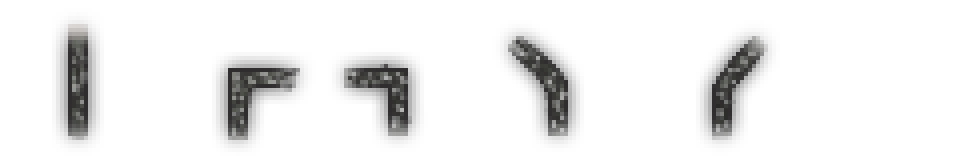
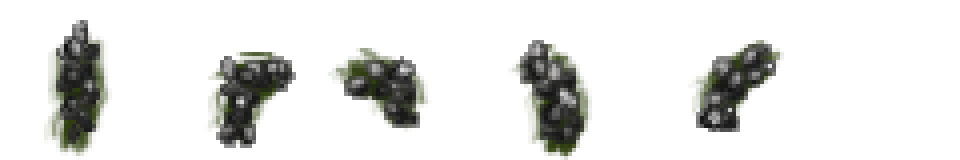
Layered file, before and after one edit (960x160). Changes by layer:
added layer "Taso 6" above "Taso 5" over [60, 36, 776, 148]
added layer "Taso 5" above "Taso 7" over [56, 20, 772, 148]
added layer "Taso 7" above "Taso 4" over [44, 28, 784, 160]
hid "Taso 4" over [68, 24, 768, 140]
